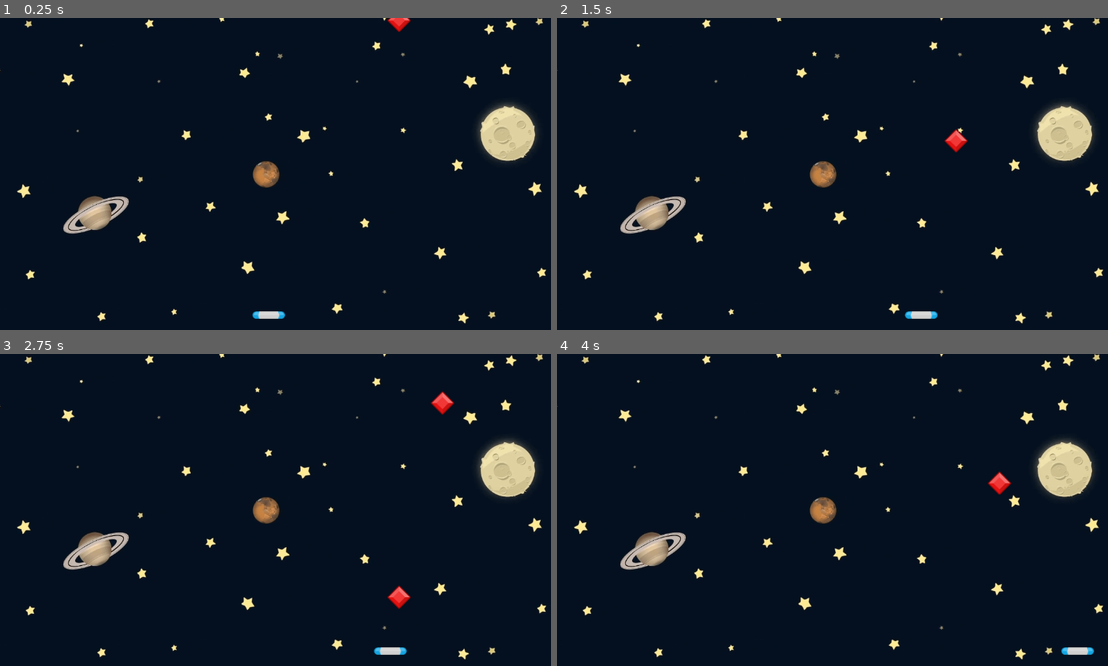
Above: before the commit, frames 1-4 (two rows, left to right).
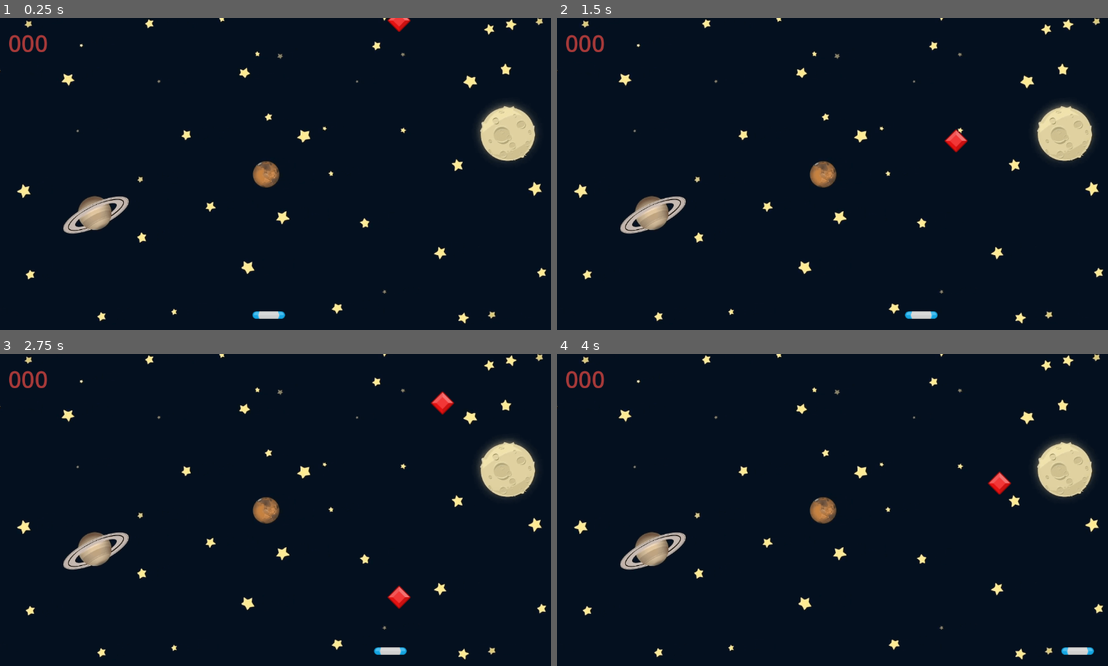
Above: after the commit, the same moments.

Repository: Peter-Pander/GemCatcher
Game: Godot game, scene res://Scenes/Game.tscn
Two runs of this game, one before a commit and one after it. Both use one fixed random seed, a clock stepped at 60 frames per second and the inputs below.
Inputs:
- Up to frame 1 (0.25 s): no input
- Up to frame 2 (1.5 s): hold D (move_right) 0.53-1.28 s; hold A (move_left) from 1.28 s (still down)
- Up to frame 3 (2.75 s): release A (move_left) at 2.03 s; hold D (move_right) from 2.03 s (still down)
- Up to frame 4 (4 s): release D (move_right) at 3.53 s; hold A (move_left) from 3.53 s (still down)

The runs differ from the first frame. In frame 1, 0.2% of the frame differs, in the area x 1-9%, y 5-11%; in frame 2, 0.2%; in frame 3, 0.2%; in frame 4, 0.2%.

Commit message:
feat: add score tracking when paddle catches gem

Diff:
--- a/Scenes/Game.gd
+++ b/Scenes/Game.gd
@@ -9,6 +9,11 @@
 @onready var paddle: Area2D = $Paddle
 @onready var score_sound: AudioStreamPlayer2D = $ScoreSound
 @onready var sound: AudioStreamPlayer = $Sound
+@onready var score_label: Label = $ScoreLabel
+
+
+var _score: int = 0
+
 
 func _ready() -> void:
 	spawn_gem()
@@ -37,7 +42,9 @@
 
 
 func _on_paddle_area_entered(area: Area2D) -> void:
-	print("Game:: collison", area)
+	_score += 1
+	# score_label.text = str(_score)
+	score_label.text = "%03d" %_score
 	if score_sound.playing == false:
 		score_sound.position = area.position
 		score_sound.play()
--- a/Scenes/Game.tscn
+++ b/Scenes/Game.tscn
@@ -30,5 +30,16 @@
 [node name="ScoreSound" type="AudioStreamPlayer2D" parent="."]
 stream = ExtResource("5_b2bpf")
 
+[node name="ScoreLabel" type="Label" parent="."]
+offset_left = 17.0
+offset_top = 19.0
+offset_right = 57.0
+offset_bottom = 42.0
+theme_override_colors/font_color = Color(0.651725, 0.223159, 0.223286, 1)
+theme_override_colors/font_shadow_color = Color(0.924469, 0.965844, 0.998849, 0)
+theme_override_colors/font_outline_color = Color(0, 0.702964, 0.312618, 1)
+theme_override_font_sizes/font_size = 48
+text = "000"
+
 [connection signal="area_entered" from="Paddle" to="." method="_on_paddle_area_entered"]
 [connection signal="timeout" from="SpawnTimer" to="." method="_on_timer_timeout"]
